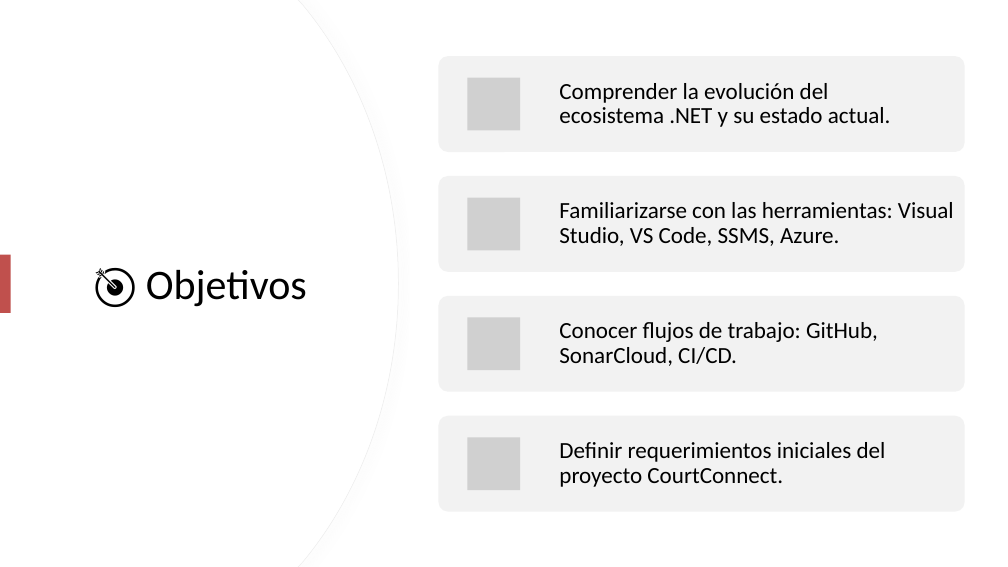
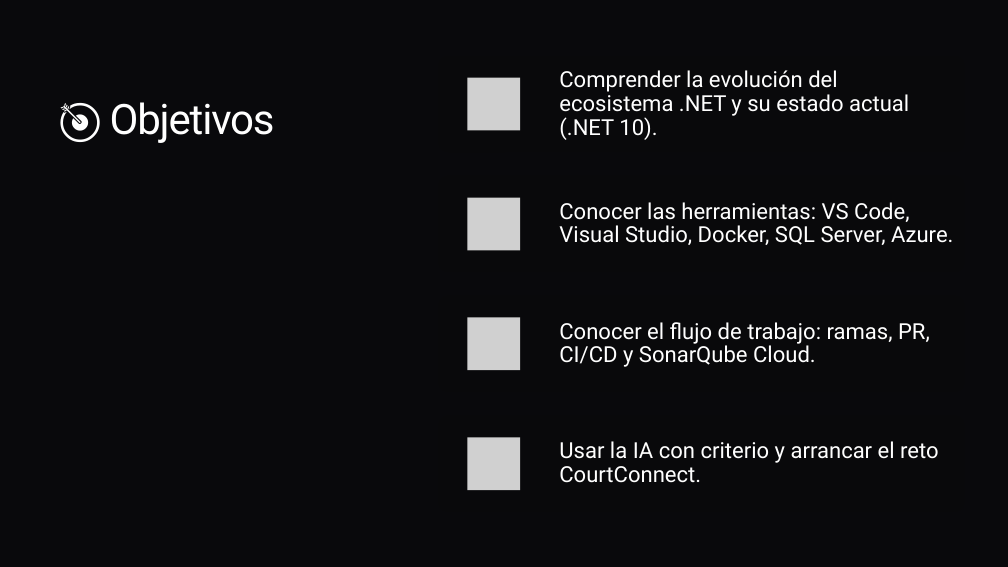
Before and after one commit to ybenzina/formacion-dotnet-junior, a slide deck: slide 2 of docs/masterclasses/masterclass-dotnet-technologies.pptx. Drawn at 1008x567 pixels with LibreOffice and Linux fonts; fonts in the diff are those of the drawing; grey boxes stand for pictures. Boxes give left, top, right and bottom in pixels: in the first picture for what was removed or moved away, otherwise in the second. Text is boxed around its words. In the diff, an @@ line names an element or a change of style, - is before the commit and + after.

Commit message:
Concretiza ramas de trabajo y actualiza documentación de masterclass general

```diff
--- a/docs/masterclasses/masterclass-dotnet-technologies.pptx
+++ b/docs/masterclasses/masterclass-dotnet-technologies.pptx
@@ background #FFFFFF to #09090C @@
@@ freeform shape removed at [0, 0, 399, 567] @@
@@ freeform shape removed at [0, 0, 398, 567] @@
@@ text at [559, 70, 909, 140]: text changed; size 22 to 21 pt; font Calibri to Roboto; text colour #000000 to #FFFFFF @@
-Comprender la evolución del ecosistema .NET y su estado actual.
+Comprender la evolución del ecosistema .NET y su estado actual (.NET 10).
@@ title "🎯 Objetivos" at [110, 102, 275, 143]: font Calibri to Roboto, text colour #000000 to #FFFFFF, letter spacing 0 to -1.1 pt; alignment centre to left; line spacing 1 to 0.85; vertical alignment middle to top @@
@@ text at [559, 202, 953, 245]: text changed; size 22 to 21 pt; font Calibri to Roboto; text colour #000000 to #FFFFFF @@
-Familiarizarse con las herramientas: Visual Studio, VS Code, SSMS, Azure.
+Conocer las herramientas: VS Code, Visual Studio, Docker, SQL Server, Azure.
@@ rectangle removed at [0, 255, 11, 313] @@
@@ text at [559, 322, 930, 367]: text changed; size 22 to 21 pt; font Calibri to Roboto; text colour #000000 to #FFFFFF @@
-Conocer flujos de trabajo: GitHub, SonarCloud, CI/CD.
+Conocer el flujo de trabajo: ramas, PR, CI/CD y SonarQube Cloud.
@@ fill #F2F2F2 to #09090B in 4 elements at [439, 56, 965, 152], [439, 176, 965, 272], [439, 296, 965, 392], [439, 416, 965, 512] @@
@@ text at [559, 441, 939, 483]: text changed; size 22 to 21 pt; font Calibri to Roboto; text colour #000000 to #FFFFFF @@
-Definir requerimientos iniciales del proyecto CourtConnect.
+Usar la IA con criterio y arrancar el reto CourtConnect.
```
Also in this commit, not shown: 8 other slides changed, 36 slides added, 16 slides removed, 9 other files.
